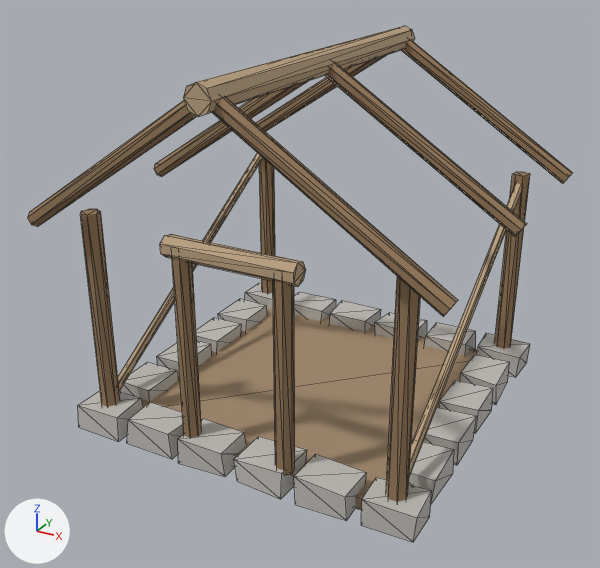
Two versions of the glTF model assets/3d/models/building_granary_frame.glb, one commit apart.
Rendered twice from a camera (50 mm lens) standing at (3.42, -6.62, 4.5) and looking at (-0.08, -0.25, 1.31). The lights are fixed; the arrows at lower left show +X, +Y and +Z. The first picture is the older version. Mesh edges are drawn as thin lines. Vertices at exactly the same position are counted once.

Objects in the first picture: 'building_granary_frame'.
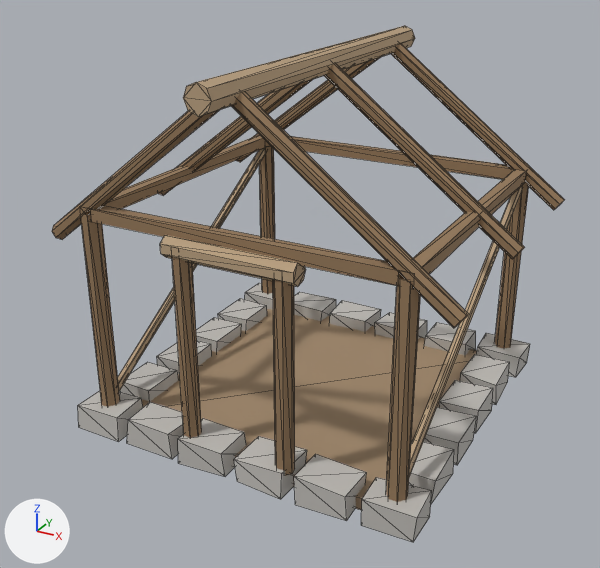
What changed in the scene script:
```text
Change me_building_granary_frame:
    used by ob_building_granary_frame; location = (0.0, 0.0, 0.0)
    remove me_building_granary_frame.from_pydata(...)  # 383 vertices, 624 faces; spans x -1.92..1.92, y -1.88..1.88, z 0.0..3.47
    add me_building_granary_frame.from_pydata(...)  # 407 vertices, 672 faces; spans x -1.92..1.92, y -1.88..1.88, z 0.0..3.47
    me_building_granary_frame part 1: a new loose piece of 27 vertices spanning x -1.92..1.92, y -1.55..-1.4, z 1.86..3.41
    me_building_granary_frame part 2: a new loose piece of 27 vertices spanning x -1.92..1.92, y 1.41..1.56, z 1.86..3.41
    me_building_granary_frame part 3: a new loose piece of 24 vertices spanning x -1.54..1.54, y -1.54..1.54, z 2.11..2.23, in mat_wood_dark (brown #957959)
    me_building_granary_frame part 4
    64 vertices are removed from x -1.92..1.92, y -1.81..1.82, z 2.06..3.41
    144 faces are deleted
    6 vertices move from x -1.91..1.91, y -0.02..0.08, z 2.06..2.17 to x -1.92..1.92, y -0.02..0.08, z 1.86..1.96
    10 vertices are added at x -1.92..1.92, y -0.07..0.08, z 1.87..3.4
    22 new faces join them, mat_wood_dark (brown #957959)
    26 new faces join them, mat_wood (beige #bca281)
```

Location of each change, (x1, y1, x2, y2) in pixels of the pictures (600 x 568 px):
'building_granary_frame', reshaped (6% narrower): before (27, 26, 573, 542); after (52, 26, 565, 542)
part 1 of me_building_granary_frame, added: after (52, 92, 468, 328)
part 2 of me_building_granary_frame, added: after (236, 43, 565, 210)
part 3 of me_building_granary_frame, added (brown): after (86, 135, 527, 289)
part 4 of me_building_granary_frame, cut back: before (27, 39, 573, 317); after (158, 64, 524, 259)
